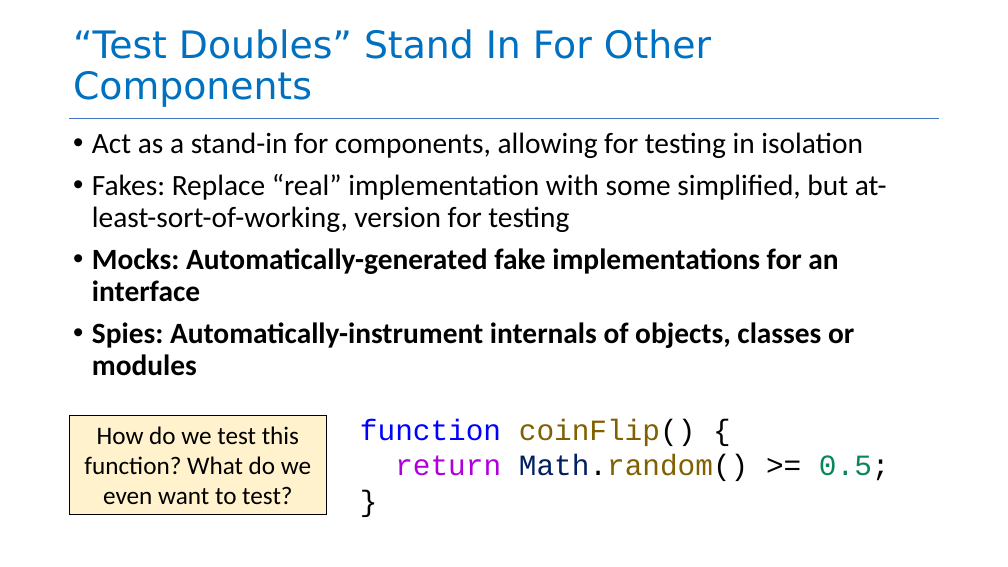
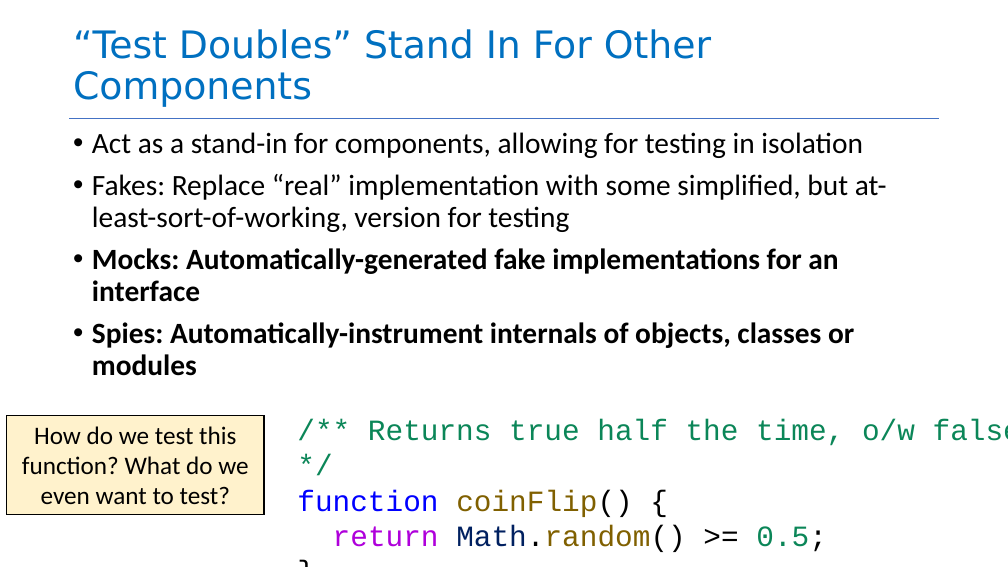
Before and after one commit to neu-se/CS4530-Spring-2026, a slide deck: slide 9 of Slides/Module 10 Testing Larger Things.pptx. Drawn at 1008x567 pixels with LibreOffice and Linux fonts; fonts in the diff are those of the drawing. Boxes give left, top, right and bottom in pixels: in the first picture for what was removed or moved away, otherwise in the second. Text is boxed around its words. In the diff, an @@ line names an element or a change of style, - is before the commit and + after.

```diff
--- a/Slides/Module 10 Testing Larger Things.pptx
+++ b/Slides/Module 10 Testing Larger Things.pptx
@@ rectangle "How do we test this ...": place and size @@
-rectangle "How do we test this ..." at <box>69,415,327,514</box>
+rectangle "How do we test this ..." at <box>7,415,264,514</box>
@@ text "/** Returns true half the ...": place and size @@
-text "/** Returns true half the ..." at <box>360,419,890,481</box>
+text "/** Returns true half the ..." at <box>297,419,1008,552</box>
@@ text at <box>368,419,1008,446</box>: paragraph added @@
+/** Returns true half the time, o/w false */
```
Also in this commit, not shown: 8 other slides changed, 2 other files.
